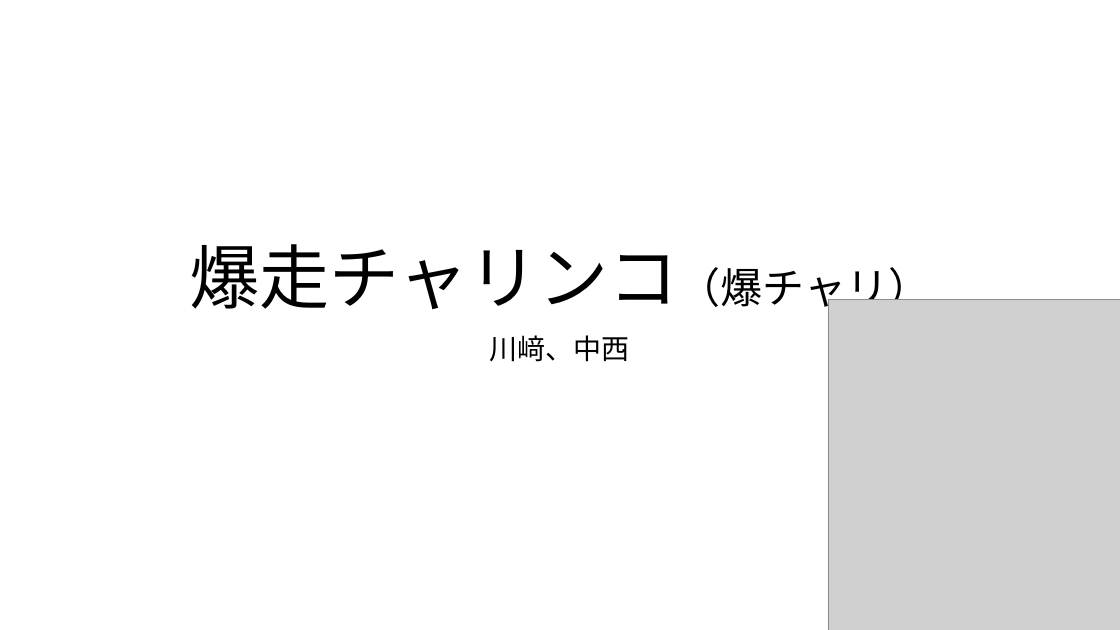
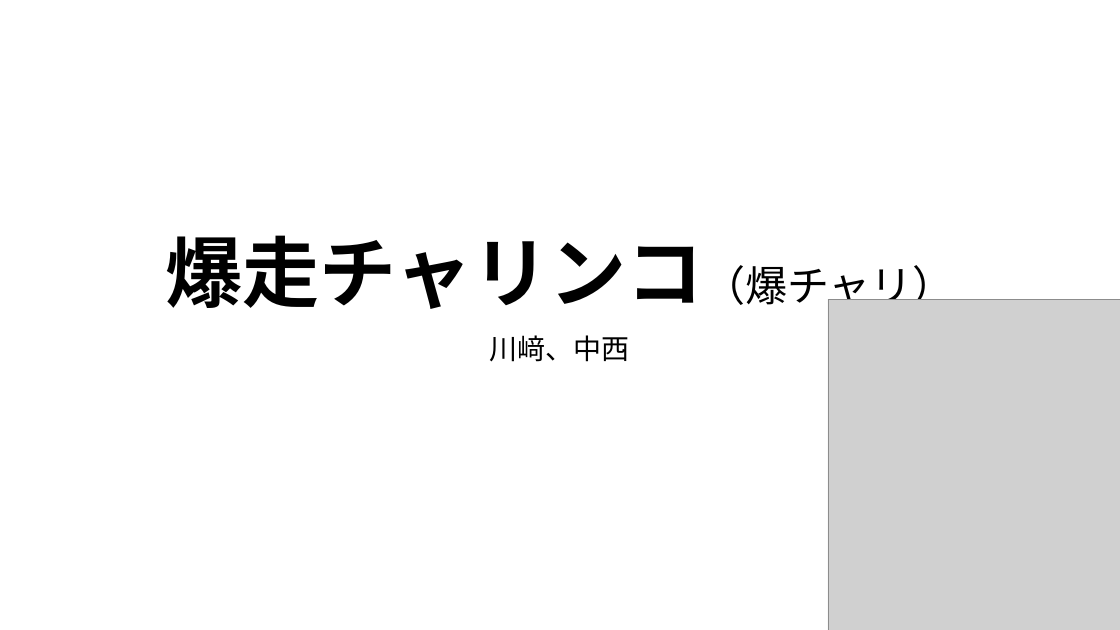
Before and after one commit to kawasakiryota1646/kawanishi, a slide deck: slide 1 of 爆チャリ.pptx. Drawn at 1120x630 pixels with LibreOffice and Linux fonts; fonts in the diff are those of the drawing; grey boxes stand for pictures. Boxes give left, top, right and bottom in pixels: in the first picture for what was removed or moved away, otherwise in the second. Text is boxed around its words. In the diff, an @@ line names an element or a change of style, - is before the commit and + after.

```diff
--- a/爆チャリ.pptx
+++ b/爆チャリ.pptx
@@ title "爆走チャリンコ（爆チャリ）" at [165,235,955,312]: size 60 to 66 pt, bold on in "爆走チャリンコ（爆チャリ）" @@
```
Also in this commit, not shown: 2 other slides changed, 1 slide added.
